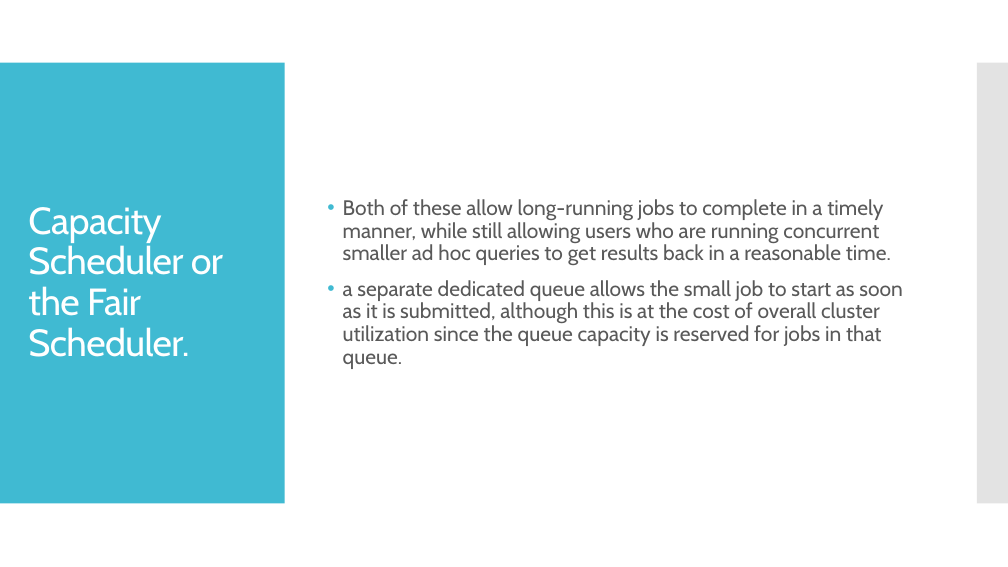
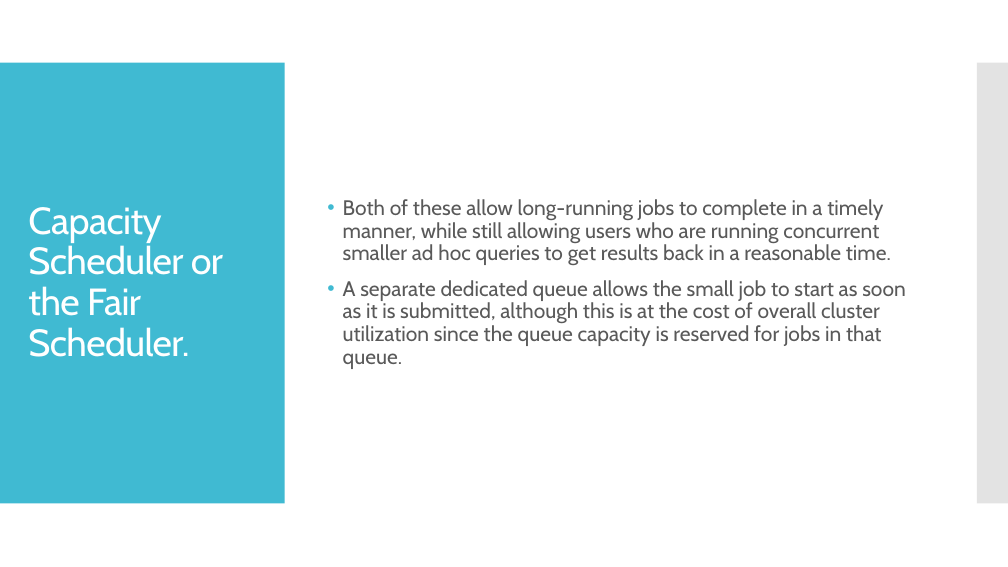
Before and after one commit to ketankk/BDppt, a slide deck: slide 19 of ppt/HADOOP.pptx (slide 4 before the commit). Drawn at 1008x567 pixels with LibreOffice and Linux fonts; fonts in the diff are those of the drawing. Boxes give left, top, right and bottom in pixels: in the first picture for what was removed or moved away, otherwise in the second. Text is boxed around its words. In the diff, an @@ line names an element or a change of style, - is before the commit and + after.

```diff
--- a/ppt/HADOOP.pptx
+++ b/ppt/HADOOP.pptx
@@ text at (343,280,906,369): text changed @@
-• a separate dedicated queue allows the small job to start as soon as it is submitted, although this is at the cost of overall cluster utilization since the queue capacity is reserved for jobs in that queue.
+• A separate dedicated queue allows the small job to start as soon as it is submitted, although this is at the cost of overall cluster utilization since the queue capacity is reserved for jobs in that queue.
```
Also in this commit, not shown: 1 other slide changed, 17 slides added, 11 other files.
